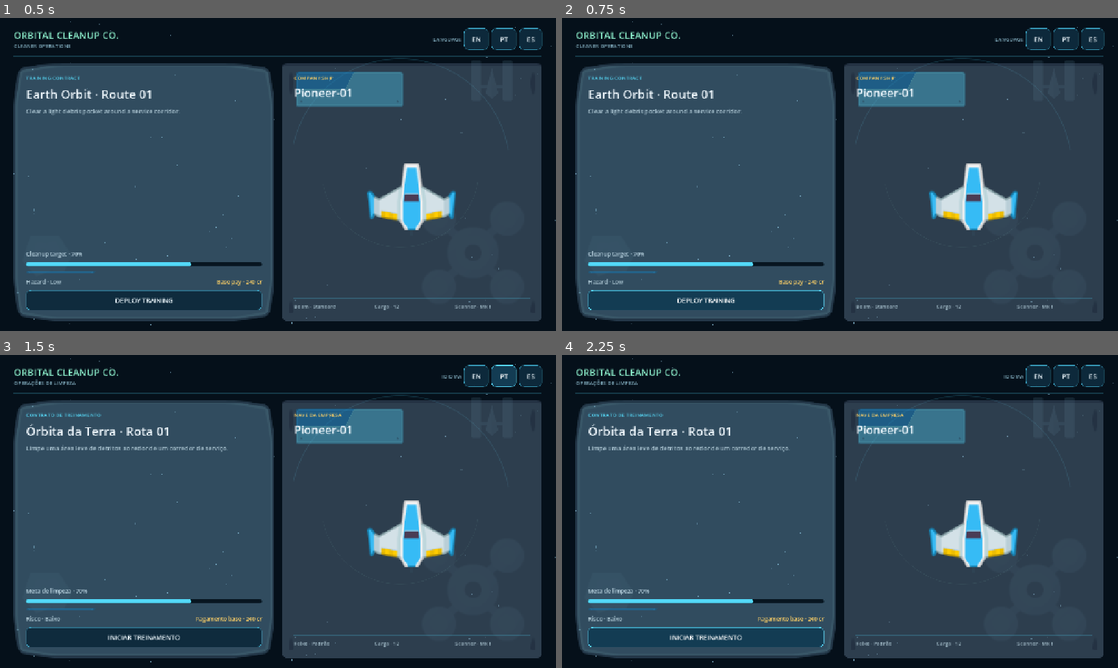
Above: before the commit, frames 1-4 (two rows, left to right).
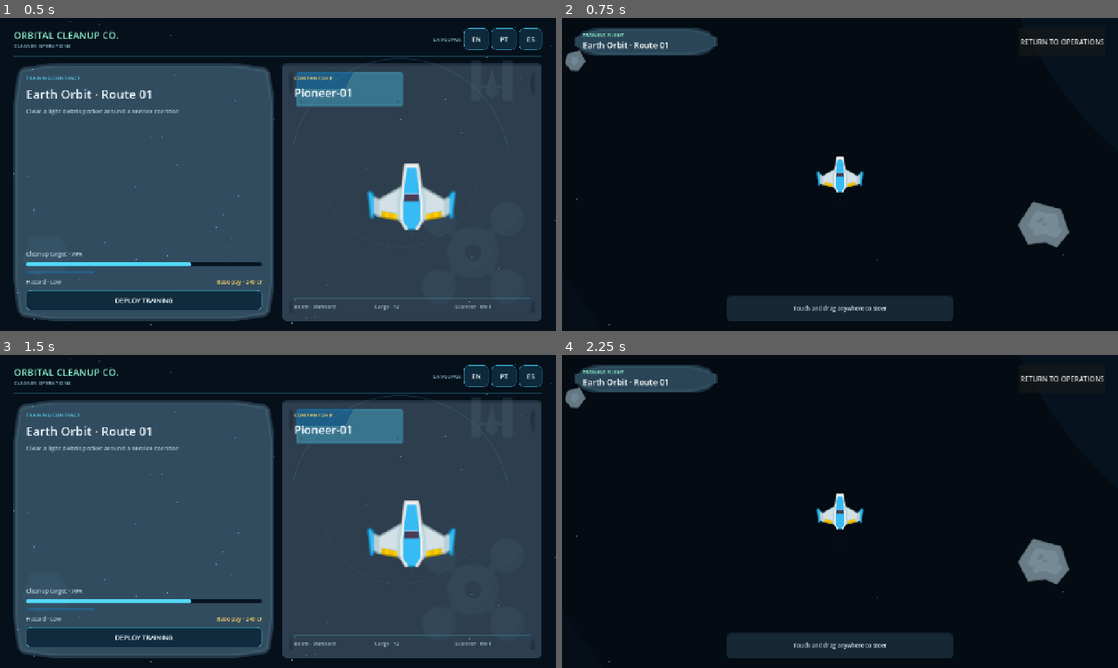
Above: after the commit, the same moments.

Repository: EwertonMendes/Orbital-Cleanup-Co.
Game: Godot game, scene res://src/core/app/app_root.tscn
Two runs of this game, one before a commit and one after it. Both use one fixed random seed, a clock stepped at 60 frames per second and the inputs below.
Inputs (mouse positions are in pixels of both pictures, inside the frame that each line leads up to):
- Up to frame 1 (0.5 s): no input
- Up to frame 2 (0.75 s): click "DEPLOY TRAINING" at 0.5 s
- Up to frame 3 (1.5 s): click (500, 380) at 1.25 s, where only the run after the commit has a clickable "RETURN TO OPERATIONS"
- Up to frame 4 (2.25 s): click "INICIAR TREINAMENTO" (after the commit: "DEPLOY TRAINING") at 2 s

Frame 1 is identical in both runs. In frame 2, 80% of the frame differs, in the area x 0-100%, y 1-99%; in frame 3, 1.4%; in frame 4, 80%.
Error before the commit: Attempted to free a locked object (calling or emitting). (res://src/core/app/scene_router.gd:17)

Commit message:
fix: defer routed screen disposal safely

Diff:
--- a/src/core/app/scene_router.gd
+++ b/src/core/app/scene_router.gd
@@ -14,7 +14,8 @@
 	assert(scene != null, "SceneRouter requires a valid PackedScene.")
 
 	for child in _host.get_children():
-		child.free()
+		_host.remove_child(child)
+		child.queue_free()
 
 	var instance := scene.instantiate()
 	assert(instance is Control, "Routed screens must inherit Control.")
